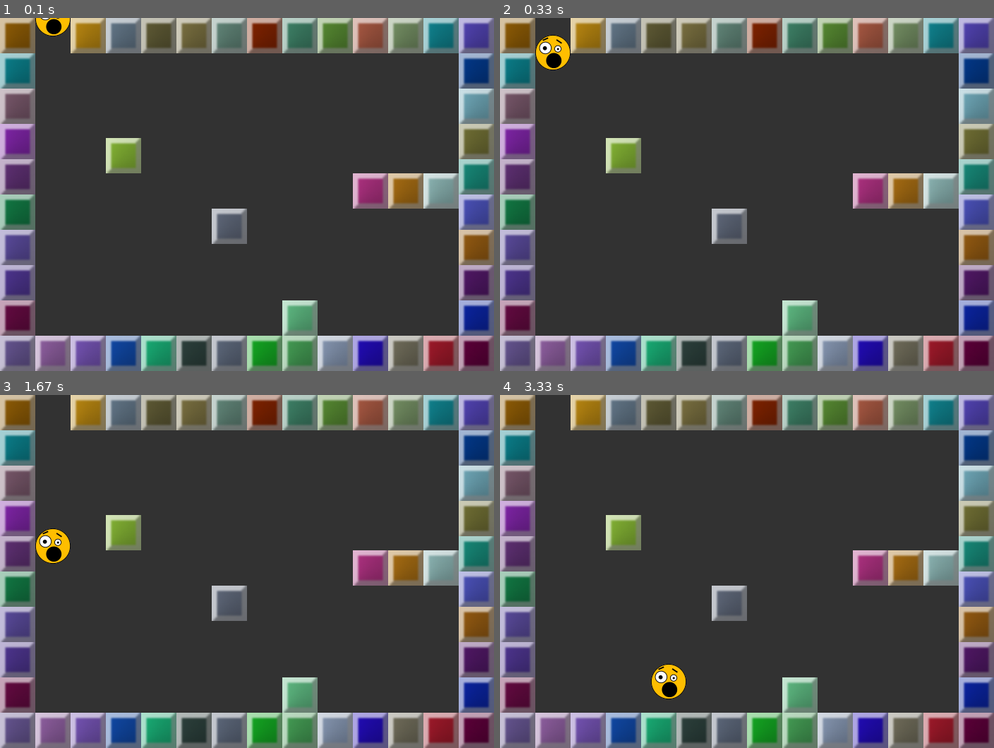
Above: before the commit, frames 1-4 (two rows, left to right).
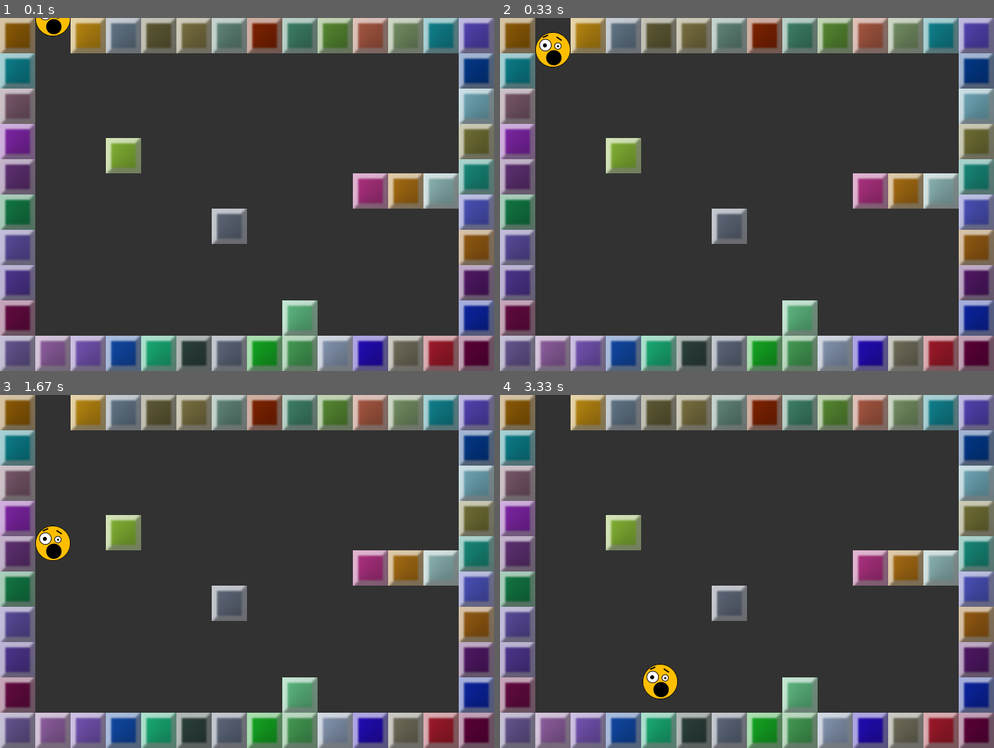
Above: after the commit, the same moments.

Repository: Mekire/pygame-samples
Game: pygame game, started from platforming/fall_mask.py
The game is run twice, just before and just after one commit, with the same random seed, the same clock (stepped at 60 frames per second) and the same inputs.
Inputs:
- Up to frame 1 (0.1 s): no input
- Up to frame 2 (0.33 s): no input
- Up to frame 3 (1.67 s): hold Right 0.33-0.8 s; hold A from 1.33 s (still down)
- Up to frame 4 (3.33 s): release A at 1.87 s; tap Space at 2.33, 2.73, 3.03 s; hold Right 2.67-3.3 s

Frame 1 is identical in both runs. In frame 2, 0.3% of the frame differs, in the area x 7-15%, y 4-15%; in frame 3, 0.3%; in frame 4, 0.6%, in the area x 28-38%, y 76-87%.

Commit message:
Cleaned up fall_mask; changed to pygame.sprite techniques.

Diff:
--- a/platforming/fall_mask.py
+++ b/platforming/fall_mask.py
@@ -1,136 +1,187 @@
-"""Demonstrates some simple platforming using mask collision. Shows the benefit
-of using pixel perfect collision detection.  Note that this code does not allow
-the sprite to traverse slopes. That will be addressed in a future example."""
-import os,sys
+"""
+Demonstrates some simple platforming using mask collision. Shows the benefit
+of using pixel perfect collision detection.  When using mask collision
+techniques, it is generally best to perfom initial rectangle collision tests
+before investing in the more expensive mask detection methods.
+
+Note that this code does not allow the sprite to traverse slopes.
+That will be addressed in a future example.
+
+-Written by Sean J. McKiernan 'Mekire'
+"""
+
+import os
+import sys
+import pygame as pg
 from random import randint
-import pygame as pg
 
-class _Physics:
+
+CAPTION = "Basic Platforming: Pixel Perfect Collision"
+
+
+class _Physics(object):
+    """A simplified physics class.  Using a 'real' gravity function here, though
+    it is questionable whether or not it is worth the effort.  Compare to the
+    effect of gravity in fall_rect and decide for yourself."""
     def __init__(self):
+        """You can experiment with different gravity here."""
         self.x_vel = self.y_vel = self.y_vel_i = 0
         self.grav = 20
         self.fall = False
         self.time = None
-    def phys_update(self):
+
+    def physics_update(self):
+        """If the player is falling, calculate current y velocity."""
         if self.fall:
+            time_now = pg.time.get_ticks()
             if not self.time:
-                self.time = pg.time.get_ticks()
-            self.y_vel = self.grav*((pg.time.get_ticks()-self.time)/1000.0) + self.y_vel_i
+                self.time = time_now
+            self.y_vel = self.grav*((time_now-self.time)/1000.0) + self.y_vel_i
         else:
             self.time = None
-            self.y_vel = 0
+            self.y_vel = self.y_vel_i = 0
 
-class Player(_Physics):
+
+class Player(_Physics,pg.sprite.Sprite):
     """Class representing our player."""
-    def __init__(self, location,speed):
+    def __init__(self,location,speed):
         _Physics.__init__(self)
-        self.image = PLAY_IMG
+        pg.sprite.Sprite.__init__(self)
+        self.image = PLAYER_IMAGE
         self.mask  = pg.mask.from_surface(self.image)
         self.speed = speed
         self.jump_power = 10
         self.rect = self.image.get_rect(topleft=location)
 
-    def get_pos(self,Mask):
-        """Calculate where our player will end up this frame including collissions."""
-        #Has the player walked off an edge?
-        if not self.fall and not self.simple_overlap(Mask,[0,1]):
+    def get_position(self,obstacles):
+        """Calculate where our player will end up this frame including
+        collisions."""
+        if not self.fall:
+            self.check_falling(obstacles)
+        else:
+            self.fall = self.check_collisions((0,self.y_vel),1,obstacles)
+        if self.x_vel:
+            self.check_collisions((self.x_vel,0),0,obstacles)
+
+    def check_falling(self,obstacles):
+        """Checks one pixel below the player to see if the player is still on
+        the ground."""
+        old_rect = self.rect.copy()
+        self.rect.move_ip((0,1))
+        collisions = pg.sprite.spritecollide(self,obstacles,False)
+        if not any(pg.sprite.collide_mask(self,obs) for obs in collisions):
             self.fall = True
-        #Has the player landed from a fall or jumped into an object above them?
-        elif self.fall and self.simple_overlap(Mask,[0,int(self.y_vel)]):
-            self.y_vel = self.adjust_pos(Mask,[0,int(self.y_vel)],1)
-            self.y_vel_i = 0
-            self.fall = False
-        self.rect.y += int(self.y_vel) #Update y position before testing x.
-        #Is the player running into a wall?.
-        if self.simple_overlap(Mask,(int(self.x_vel),0)):
-            self.x_vel = self.adjust_pos(Mask,[int(self.x_vel),0],0)
-        self.rect.x += int(self.x_vel)
-    def adjust_pos(self,Mask,offset,off_ind):
-        while self.simple_overlap(Mask,offset):
-            offset[off_ind] += (1 if offset[off_ind]<0 else -1)
-        return offset[off_ind]
-    def simple_overlap(self,Mask,offset):
-        off = (self.rect.x+offset[0],self.rect.y+offset[1])
-        return Mask.overlap_area(self.mask,off)
+        self.rect = old_rect
 
-    def update(self,Surf,Mask):
-        self.get_pos(Mask)
-        self.phys_update()
-        Surf.blit(self.image,self.rect)
+    def check_collisions(self,offset,index,obstacles):
+        """This function checks if a collision would occur after moving offset
+        pixels.  If a collision is detected position is decremented by one pixel
+        and retested.  This continues until we find exactly how far we can
+        safely move, or we decide we can't move."""
+        unaltered = True
+        self.rect.move_ip(offset)
+        collisions = pg.sprite.spritecollide(self,obstacles,False)
+        while any(pg.sprite.collide_mask(self,obs) for obs in collisions):
+            self.rect[index] += (1 if offset[index]<0 else -1)
+            unaltered = False
+        return unaltered
 
-class Block:
+    def check_keys(self,keys):
+        """Find the player's self.x_vel based on currently held keys."""
+        self.x_vel = 0
+        if keys[pg.K_LEFT] or keys[pg.K_a]:
+            self.x_vel -= self.speed
+        if keys[pg.K_RIGHT] or keys[pg.K_d]:
+            self.x_vel += self.speed
+
+    def jump(self):
+        """Called when the user presses the jump button."""
+        if not self.fall:
+            self.y_vel_i = -self.jump_power
+            self.fall = True
+
+    def update(self,surface,obstacles,keys):
+        """Everything we need to stay updated."""
+        self.check_keys(keys)
+        self.get_position(obstacles)
+        self.physics_update()
+        surface.blit(self.image,self.rect)
+
+
+class Block(pg.sprite.Sprite):
     """Class representing obstacles."""
     def __init__(self,location):
+        """Location is just an (x,y) coordinate pair."""
+        pg.sprite.Sprite.__init__(self)
         self.make_image()
+        self.mask = pg.mask.from_surface(self.image)
         self.rect = pg.Rect(location,(50,50))
+
     def make_image(self):
+        """Something pretty to look at."""
         self.image = pg.Surface((50,50)).convert_alpha()
         self.image.fill([randint(0,255) for i in range(3)])
         self.image.blit(SHADE_IMG,(0,0))
-    def update(self,Surf):
-        Surf.blit(self.image,self.rect)
 
-class Control:
+
+class Control(object):
     """Class for managing event loop and game states."""
     def __init__(self):
-        self.state = "GAME"
-        self.Player = Player((50,-25), 4)
-        self.make_obstacles()
-        self.bg_mask,self.bg_image = self.make_bg_mask()
-        self.Clock = pg.time.Clock()
+        """Nothing to see here folks.  Move along."""
+        self.screen = pg.display.get_surface()
+        self.clock = pg.time.Clock()
+        self.fps = 60.0
+        self.keys = pg.key.get_pressed()
+        self.done = False
+        self.player = Player((50,-25), 4)
+        self.obstacles = self.make_obstacles()
+
+    def make_obstacles(self):
+        """Just adds some arbitrarily placed obstacles to a sprite.Group."""
+        obstacles = [Block((400,400)),Block((300,270)),Block((150,170))]
+        obstacles += [Block((500+50*i,220)) for i in range(3)]
+        for i in range(12):
+            obstacles.append(Block((50+i*50,450)))
+            obstacles.append(Block((100+i*50,0)))
+            obstacles.append(Block((0,50*i)))
+            obstacles.append(Block((650,50*i)))
+        return pg.sprite.Group(obstacles)
+
     def event_loop(self):
-        keys = pg.key.get_pressed()
-        self.Player.x_vel = 0
-        if keys[pg.K_LEFT] or keys[pg.K_a]:
-            self.Player.x_vel -= self.Player.speed
-        if keys[pg.K_RIGHT] or keys[pg.K_d]:
-            self.Player.x_vel += self.Player.speed
+        """We can always quit, and the player can sometimes jump."""
         for event in pg.event.get():
-            if event.type == pg.QUIT or keys[pg.K_ESCAPE]:
-                self.state = "QUIT"
-            elif event.type == pg.KEYDOWN: #Key down events.
-                if event.key == pg.K_SPACE and not self.Player.fall: #Jump
-                    self.Player.y_vel_i = -self.Player.jump_power
-                    self.Player.fall = True
+            self.keys = pg.key.get_pressed()
+            if event.type == pg.QUIT or self.keys[pg.K_ESCAPE]:
+                self.done = True
+            elif event.type == pg.KEYDOWN:
+                if event.key == pg.K_SPACE:
+                    self.player.jump()
 
-    def update(self,Surf):
-        Surf.fill((50,50,50))
-        Surf.blit(self.bg_image,(0,0))
-        self.Player.update(Surf,self.bg_mask)
-    def main(self,Surf):
-        """Our games infinite loop"""
-        while True:
-            if self.state == "GAME":
-                self.event_loop()
-                self.update(Surf)
-            elif self.state == "QUIT":
-                break
+    def update(self):
+        """Redraw all screen objects and update the player."""
+        self.screen.fill((50,50,50))
+        self.obstacles.draw(self.screen)
+        self.player.update(self.screen,self.obstacles,self.keys)
+        caption = "{} - FPS: {:.2f}".format(CAPTION,self.clock.get_fps())
+        pg.display.set_caption(caption)
+
+    def main_loop(self):
+        """As simple as it gets."""
+        while not self.done:
+            self.event_loop()
+            self.update()
             pg.display.update()
-            self.Clock.tick(65)
-    def make_obstacles(self):
-        self.Obstacles = [Block((400,400)),Block((300,270)),Block((150,170))]
-        self.Obstacles += [Block((500+50*i,220)) for i in range(3)]
-        for i in range(12):
-            self.Obstacles.append(Block((50+i*50,450)))
-            self.Obstacles.append(Block((100+i*50,0)))
-            self.Obstacles.append(Block((0,50*i)))
-            self.Obstacles.append(Block((650,50*i)))
-    def make_bg_mask(self):
-        temp = pg.Surface(SCREENSIZE).convert_alpha()
-        temp.fill((0,0,0,0))
-        for obs in self.Obstacles:
-            obs.update(temp)
-        return pg.mask.from_surface(temp),temp
+            self.clock.tick(self.fps)
 
-####################
+
 if __name__ == "__main__":
     os.environ['SDL_VIDEO_CENTERED'] = '1'
     pg.init()
-    SCREENSIZE = (700,500)
-    SCREEN = pg.display.set_mode(SCREENSIZE)
-    PLAY_IMG  = pg.image.load("smallface.png").convert_alpha()
+    pg.display.set_caption(CAPTION)
+    pg.display.set_mode((700,500))
+    PLAYER_IMAGE = pg.image.load("smallface.png").convert_alpha()
     SHADE_IMG = pg.image.load("shader.png").convert_alpha()
-
-    RunIt = Control()
-    RunIt.main(SCREEN)
-    pg.quit();sys.exit()
+    run_it = Control()
+    run_it.main_loop()
+    pg.quit()
+    sys.exit()
--- a/platforming/fall_rect.py
+++ b/platforming/fall_rect.py
@@ -10,6 +10,9 @@
 import sys
 import pygame as pg
 from random import randint
+
+
+CAPTION = "Basic Platforming: Rectangle Collision"
 
 
 class _Physics(object):
@@ -30,33 +33,29 @@
 
 class Player(_Physics,pg.sprite.Sprite):
     """Class representing our player."""
-    def __init__(self,location,speed,tester=False):
+    def __init__(self,location,speed):
         _Physics.__init__(self)
         pg.sprite.Sprite.__init__(self)
         self.image = PLAYER_IMAGE
         self.speed = speed
         self.jump_power = -8.5
         self.rect = self.image.get_rect(topleft=location)
-        if not tester:
-            self.test_sprite = Player(location,speed,True)
 
     def get_position(self,obstacles):
         """Calculate where our player will end up this frame including
-        collissions."""
+        collisions."""
         if not self.fall:
             self.check_falling(obstacles)
         else:
-            offset = (0,self.y_vel)
-            self.rect.y,self.fall = self.check_collisions(offset,1,obstacles)
+            self.fall = self.check_collisions((0,self.y_vel),1,obstacles)
         if self.x_vel:
-            offset = (self.x_vel,0)
-            self.rect.x = self.check_collisions(offset,0,obstacles)[0]
+            self.check_collisions((self.x_vel,0),0,obstacles)
 
     def check_falling(self,obstacles):
         """Checks one pixel below the player to see if the player is still on
         the ground."""
-        self.test_sprite.rect = self.rect.move((0,1))
-        if not pg.sprite.spritecollideany(self.test_sprite,obstacles):
+        test_rect = self.rect.move((0,1))
+        if test_rect.collidelist([obs.rect for obs in obstacles]) == -1:
             self.fall = True
 
     def check_collisions(self,offset,index,obstacles):
@@ -65,14 +64,14 @@
         and retested.  This continues until we find exactly how far we can
         safely move, or we decide we can't move."""
         unaltered = True
-        self.test_sprite.rect = self.rect.move(offset)
-        while pg.sprite.spritecollideany(self.test_sprite,obstacles):
-            self.test_sprite.rect[index] += (1 if offset[index]<0 else -1)
+        self.rect.move_ip(offset)
+        while pg.sprite.spritecollideany(self,obstacles):
+            self.rect[index] += (1 if offset[index]<0 else -1)
             unaltered = False
-        return self.test_sprite.rect[index],unaltered
+        return unaltered
 
     def check_keys(self,keys):
-        """Find the players self.x_vel based on currently held keys."""
+        """Find the player's self.x_vel based on currently held keys."""
         self.x_vel = 0
         if keys[pg.K_LEFT] or keys[pg.K_a]:
             self.x_vel -= self.speed
@@ -146,6 +145,8 @@
         self.screen.fill((50,50,50))
         self.obstacles.draw(self.screen)
         self.player.update(self.screen,self.obstacles,self.keys)
+        caption = "{} - FPS: {:.2f}".format(CAPTION,self.clock.get_fps())
+        pg.display.set_caption(caption)
 
     def main_loop(self):
         """As simple as it gets."""
@@ -159,6 +160,7 @@
 if __name__ == "__main__":
     os.environ['SDL_VIDEO_CENTERED'] = '1'
     pg.init()
+    pg.display.set_caption(CAPTION)
     pg.display.set_mode((700,500))
     PLAYER_IMAGE = pg.image.load("smallface.png").convert_alpha()
     SHADE_IMG = pg.image.load("shader.png").convert_alpha()
